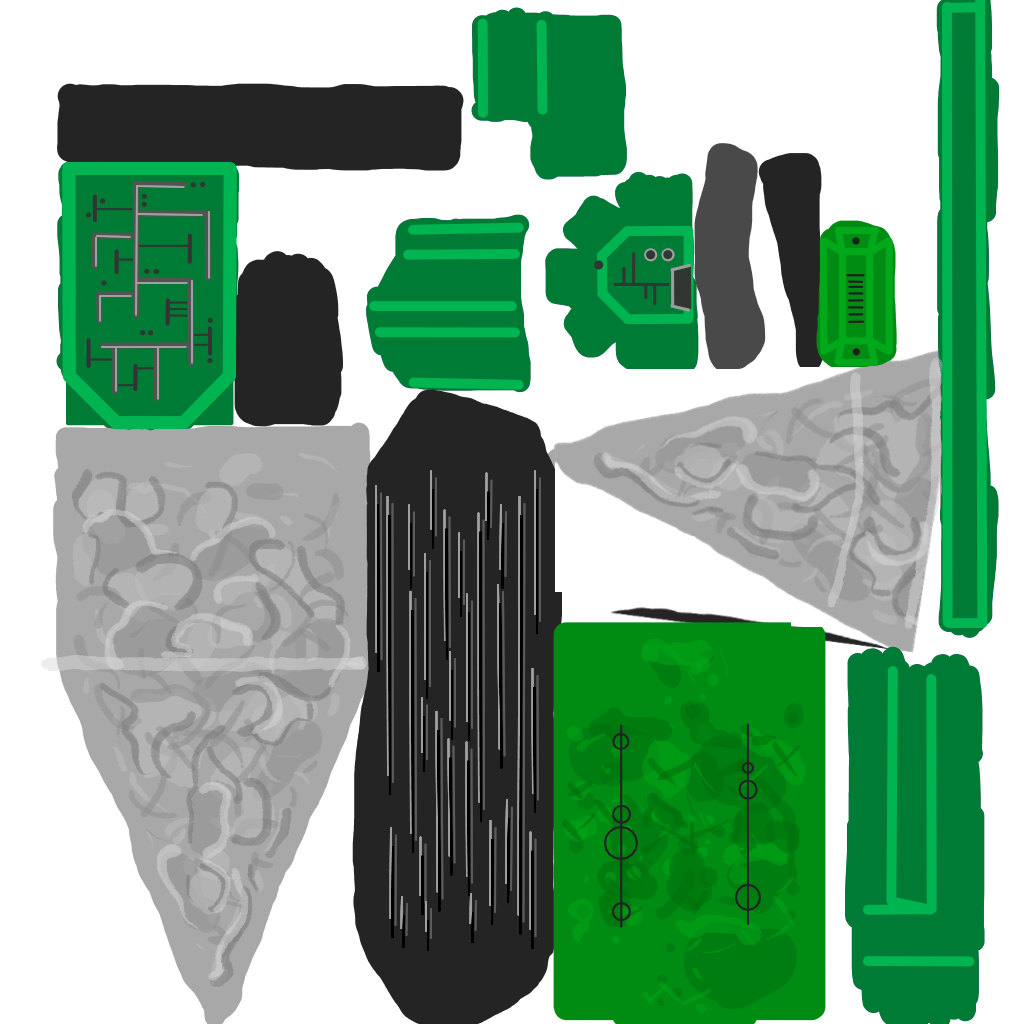
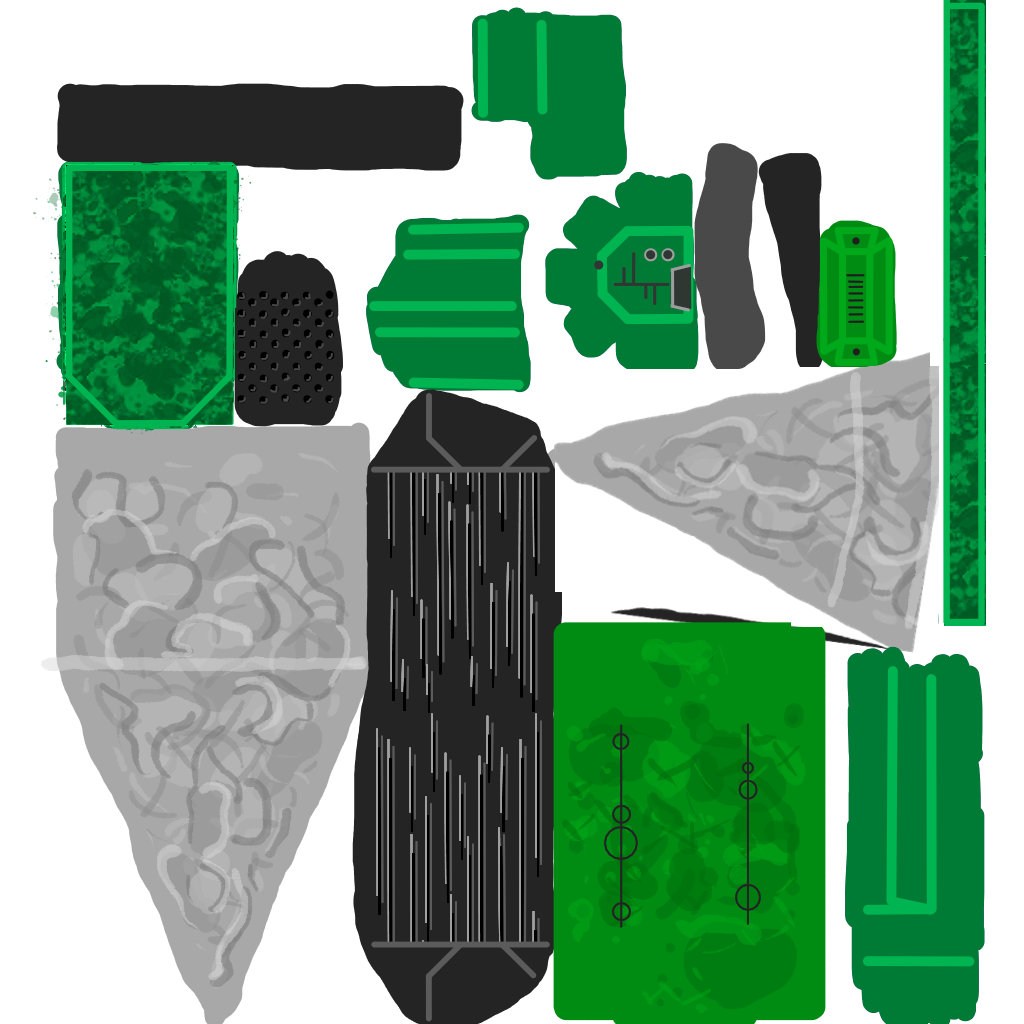
Before/after of a (1024, 1024) layered artwork. What changed in the layer stack:
painted on "Texture" over [32, 0, 1000, 1022]
